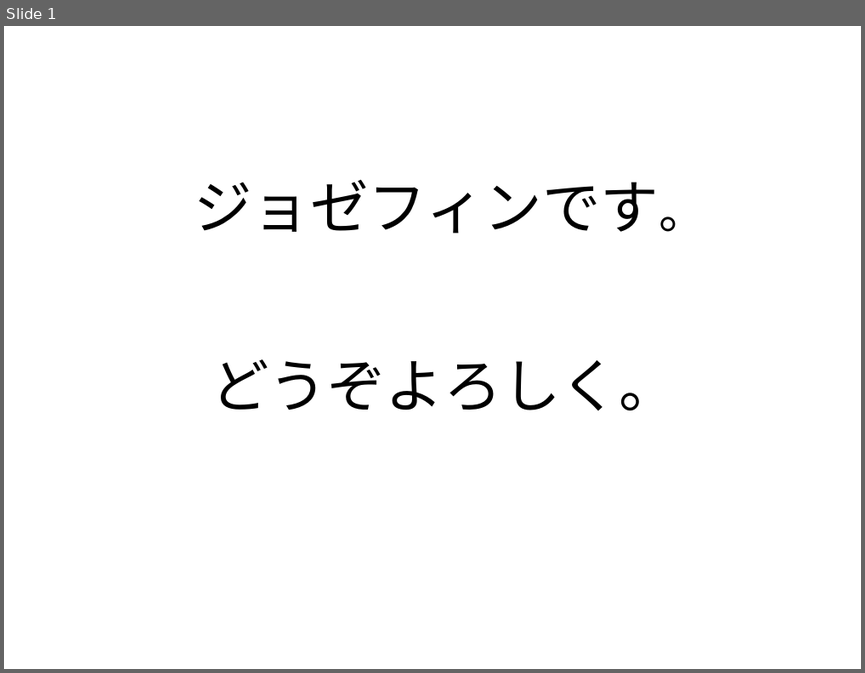
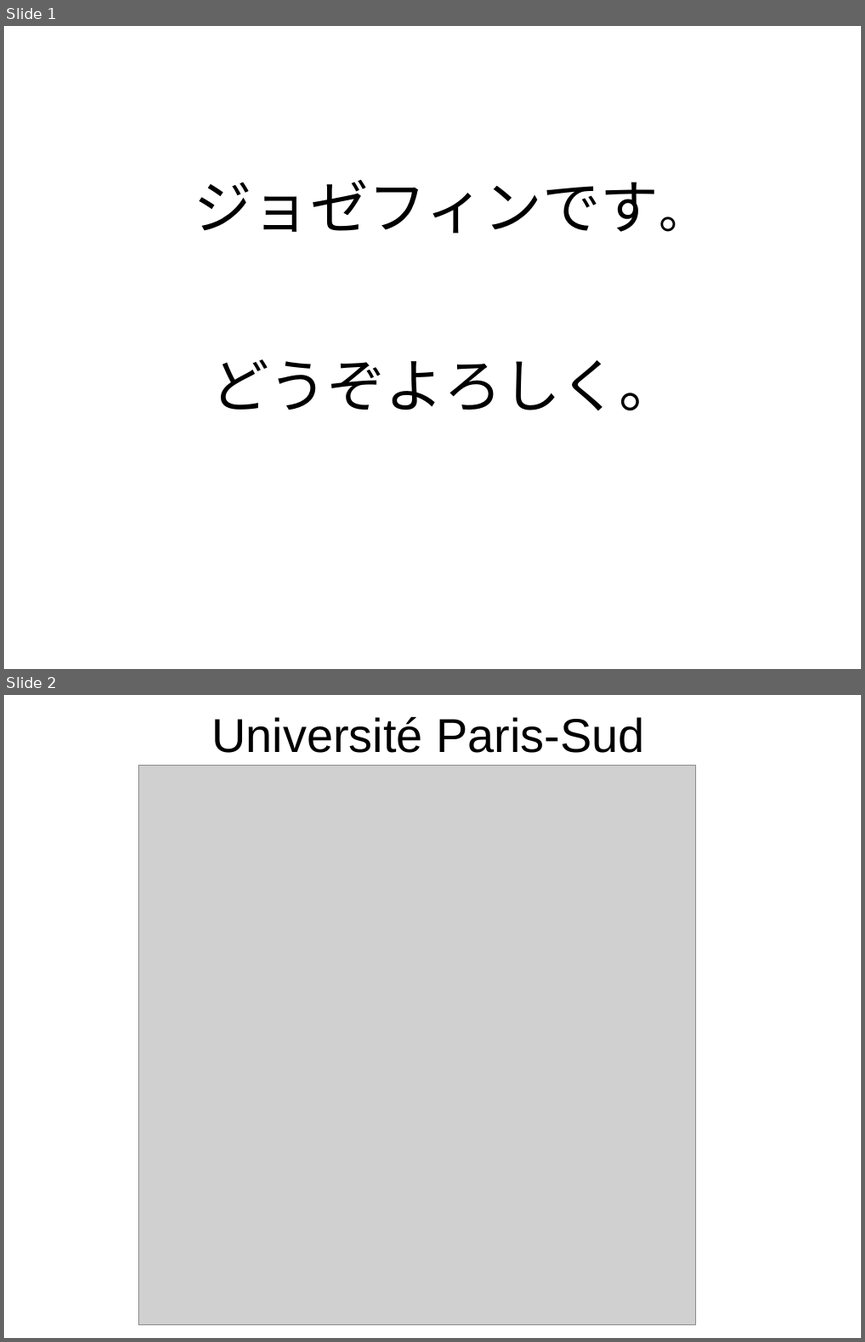
Before and after one commit to Kyin/opencv-test, a slide deck: Presentations/Presentation 9.04/Presentation.odp. Shown one above the other, each under a label of ours: slide 1 before the commit, slides 1 and 2 after it. The pictures are 865x673 and 865x1342 pixels, drawn with LibreOffice and Linux fonts; fonts in the diff are those of the drawing; grey boxes stand for pictures. Boxes give left, top, right and bottom in pixels: in the first picture for what was removed or moved away, otherwise in the second. Text is boxed around its words. In the diff, an @@ line names an element or a change of style, - is before the commit and + after.

```diff
--- a/Presentations/Presentation 9.04/Presentation.odp
+++ b/Presentations/Presentation 9.04/Presentation.odp
@@ slide 2 added at (4,695,861,1338), background #FFFFFF @@
@@ title added at (211,717,644,753), 44 pt, text #000000 @@
+Université Paris-Sud
@@ picture added at (138,765,696,1325) @@
```
Also in this commit, not shown: 5 slides changed, 3 other slides added, 1 other file.
